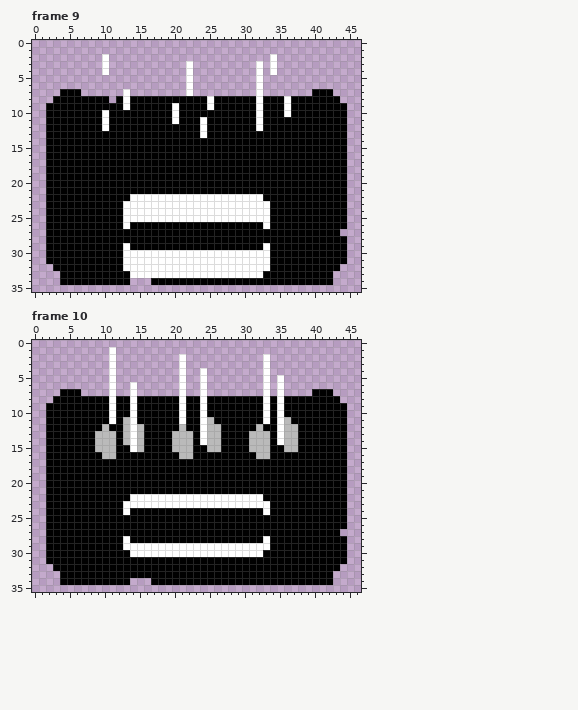
Pixel-art file -- Assets/Resources/new aseprite/objects/interactives/crafters/burner/burner.aseprite. Above: the version before the commit.
48x36 pixels, 12 frames. Colours within 5 levels of each other are drawn and written as one. Shown: frame 9, frame 10. The old version is drawn lined up with the new one, on the new canvas. The commit also changed other frames, which this record leaves out.
New version:
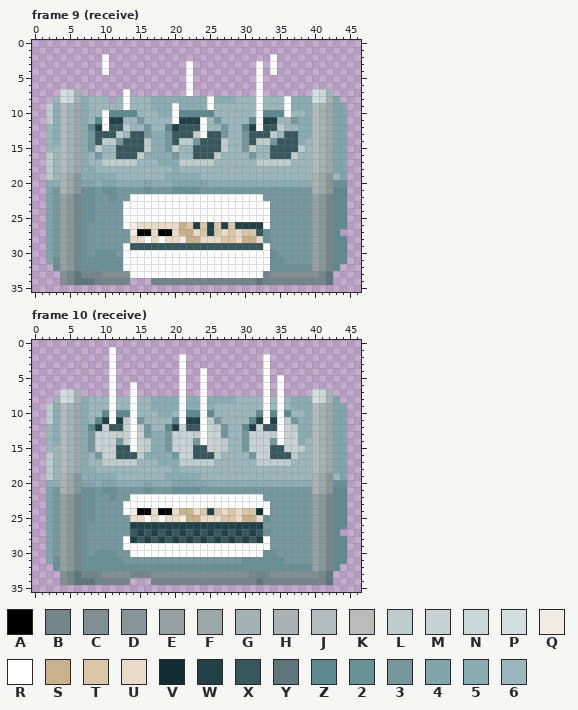
Palette (. is transparent): A #000000  B #74868a  C #839093  D #869699  E #97a0a2  F #9aa8aa  G #a5b2b4  H #abb2b3  J #b3bcbd  K #bababa  L #beccce  M #c9d2d3  N #cbd8d9  P #d3dedf  Q #f3ece4  R #ffffff  S #c9b18d  T #dbc6a7  U #e9dbc7  V #122e32  W #214146  X #38585e  Y #5e767b  Z #5e8991  2 #6a9097  3 #75989e  4 #80a5ac  5 #8aadb4  6 #9bb7bc
Commit message: (#342.1) Burner started + burner animations
Change:
canvas 48x36 -> 47x36, the old top-left corner now at -1,0 (the part of the old canvas that was cut away was empty and is not shown)
Changed rows in their new state; - is an unchanged pixel.
Frame 9 (receive):
first column x 2:
 7 --PNG---------------------------------PNG--
 8 -6PNG5666-6-66655555555-555666-666-555PNG4-
 9 L5JGF566666-666555-5555-666666-666-555JGF44
10 L5JGF566-ZZZZ66655-ZZZZZ666666-ZZZ-665JGF44
11 L5JGF56Z-WW6636666-WWW-636666Z-WW66355JGF44
12 65JGF5ZW-XXL66366ZWXXX-66366ZW-XXL6655JGF44
13 65JGF53XXXL6XX3553XXXL-XX3663XXXL6XX55JGF44
14 65JGF53XLL3XXXL553XLL3XXXL663XLL3XXX56JGF44
15 66JGF53L66XXXXL553L66XXXXL663L66XXXXL6JGF44
16 L6JGF56366XXXL5555366XXXL6666366XXXL66JGF44
17 L6JGF566LLLLL666555LLLLL666666LLLLL666JGF44
18 L6JGF556666666666656666666666666666666JGF44
19 L6HFD555556666666555556666666666666666HFD64
20 55HFD445445555455544444555555555555555HFD22
21 43HFD223223333233322223333333333333333HFDZZ
22 43EDB2233233-------------------3333333EDBZZ
23 43EDB223333---------------------333333EDBZZ
24 43EDB223333---------------------333333EDBZZ
25 43EDB223333---------------------333333EDBZZ
26 43EDB233333-QUUUUUUSTWTWTWTWWWW-333333EDBZZ
27 43EDB2333333Q--U--USSUTWTUTUTTX2333333EDBZ-
28 43EDB2333333UURURUUQSSUUUTTUSSU2333333EDBZZ
29 43EDB233333-XXXXXXXXXXXXXXXXXXX-333333EDBZZ
30 43EDB232223---------------------233333EDBZZ
31 42EDB222222---------------------223333EDBZZ
32 -2EDB222222---------------------222222EDBZ-
33 --CBYBBBCCCC-------------------BCCCCCCCBY--
34 --CBYYYBBBBB---BBBBBBBBBBBBBBBYBBBBBBBBBY--
Frame 10 (receive):
first column x 2:
 7 --PNG---------------------------------PNG--
 8 -6PNG5666-66-665555-55-55556666-6-6555PNG4-
 9 L5JGF5666-66-665555-55-56666666-6-6555JGF44
10 L5JGF566Z-ZZ-666556-ZZ-Z666666Z-Z-Z665JGF44
11 L5JGF56ZW-WL-36666Z-WW-L36666ZW-W-L355JGF44
12 65JGF5ZWMXXM-L366ZWMXX-ML366ZWMXX-ML55JGF44
13 65JGF53MMMLM-M3553MMML-MM3663MMML-MM55JGF44
14 65JGF53MMM3M-ML553MMM3-MML663MMM3-MM56JGF44
15 66JGF53MMMXX-ML553MMMXXMML663MMMXXMML6JGF44
16 L6JGF563MMXXXL55553MMXXXL66663MMXXXL66JGF44
17 L6JGF566LLLLL666555LLLLL666666LLLLL666JGF44
18 L6JGF556666666666656666666666666666666JGF44
19 L6HFD555556666666555556666666666666666HFD64
20 55HFD445445555455544444555555555555555HFD22
21 43HFD223223333233322223333333333333333HFDZZ
22 43EDB2233233-------------------3333333EDBZZ
23 43EDB223333---------------------333333EDBZZ
24 43EDB223333-Q--U--USSUTWTUTUTTV-333333EDBZZ
25 43EDB2233333UURURUUQSSUUUTTUSSU2333333EDBZZ
26 43EDB2333333WWWWWWWWWWWWWWWWWWW3333333EDBZZ
27 43EDB2333333XWXWXWXWXWXWXWXWXWX2333333EDBZ-
28 43EDB233333-WXWXWXWXWXWXWXWXWXW-333333EDBZZ
29 43EDB233333---------------------333333EDBZZ
30 43EDB2322233-------------------2233333EDBZZ
31 42EDB222222333333333333333332222223333EDBZZ
32 -2EDB222222222222222222222222222222222EDBZ-
33 --CBYBBBCCCCBBBCCCCCCCCCCCCCCBBBCCCCCCCBY--
34 --CBYYYBBBBB---BBBBBBBBBBBBBBBYBBBBBBBBBY--
